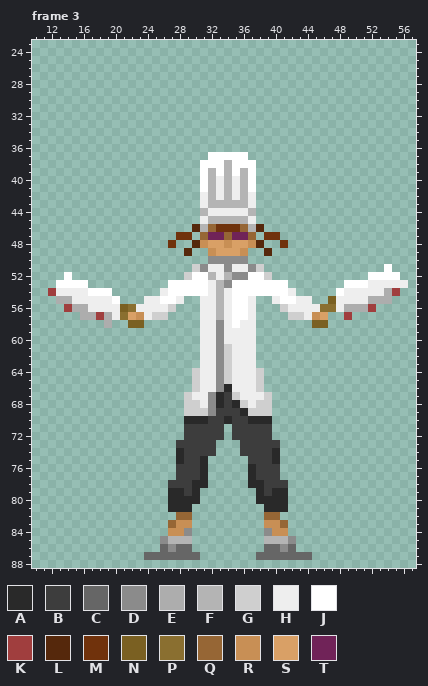
One commit to this pixel-art file: Assets/Sprites/Characters/bipoleVIcharacters.aseprite. That is the earlier state.
70x90 pixels, 6 frames. Colours within 5 levels of each other are drawn and written as one. Shown: frame 3: x 10..57, y 23..88. The commit also changed other frames, which this record leaves out.
Visible layers, top first: "Upper", "Main".
Palette (. is transparent): A #292929  B #3d3d3d  C #666666  D #8b8b8b  E #adadad  F #b4b4b4  G #cfcfcf  H #eeeeee  J #ffffff  K #a03e3e  L #55280c  M #70320c  N #7a6022  P #8a6f30  Q #966635  R #c88f55  S #d9a066  T #702358
Pixels before, frame 3 (only the part around the change), first column x 10:
38 .....................JJJFJJJ....................
39 .....................JFJFJFJ....................
40 .....................JFHFHFJ....................
41 .....................JFHFHFJ....................
42 .....................HFHFHFH....................
43 .....................HFFFFFH....................
44 .....................FHHHHHF....................
45 .....................HFFFFFH....................
46 ....................LFQMMMQFL...................
47 ..................MM.QTTQTTQ.MM.................
48 .................M..LRSSRSSRL..M................
49 ...................L..RSSSR..L..................
50 ......................DDDDD.....................
51 ....................GDHHDHHDG...............J...
52 ....J..............GJJFHFDDJJG............JJJJ..
53 ...JJJJ..........JJJJJHFDJJJJJJJ.......JJJHHHHH.
54 ..KHHHHJJJ......HJJJJJHFHJJJJJJJH.....JHHHHHEK..
55 ...EEHHHHHJ...HHJJH..HHFHJJH..HJJHH..NHHHHEEE...
56 ....KEEHHHHNPHHHHG...HHFHJJH...GHHHHPPHEEEK.....
57 ......EEKEHPSRHGG....HHFHJJH....GGHRS..K........
58 .........E..NN.......HHDHJHH.......NN...........
59 .....................HHDHHHH....................
60 .....................HHDHHHH....................
61 .....................HHDGHHH....................
62 .....................HHDGHHH....................
63 .....................HHDGHHH....................
And afterwards:
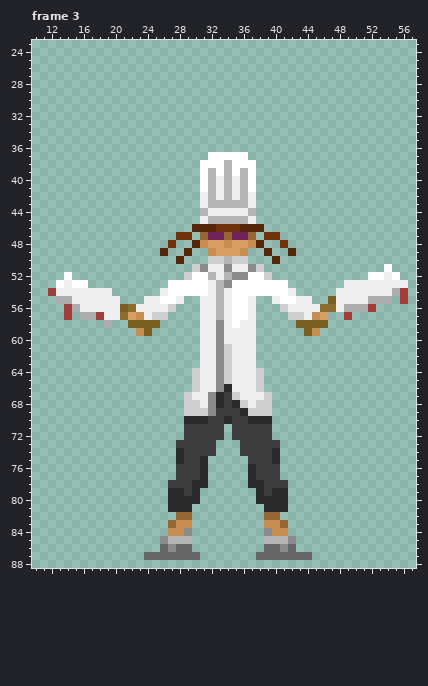
What changed:
Frame 3, layer "Main":
y 46: x 31..32 FQ -> LL; x 36..37 QF -> LL
y 49: x 26 . -> L; x 42 . -> L
y 50: x 28 . -> L; x 32..36 DDDDD -> GGFGG; x 40 . -> L
y 52: x 54 J -> H
y 53: x 14 J -> H; x 49..51 JJJ -> HHH
y 54: x 17..19 JJJ -> HHH; x 48 J -> H; x 54..56 EK. -> HEK
y 55: x 20 J -> H; x 56 . -> K
y 56: x 16 E -> H
y 57: x 14 . -> K; x 19 E -> H
y 58: x 24..25 .. -> NN; x 43..44 .. -> NN
y 59: x 23..24 .. -> RN; x 44..45 .. -> NR
Changed places in both pictures, as pixel boxes (x1, y1, x2, y2):
changed: (160, 224, 296, 264)
changed: (296, 272, 408, 336)
changed: (64, 280, 160, 336)
